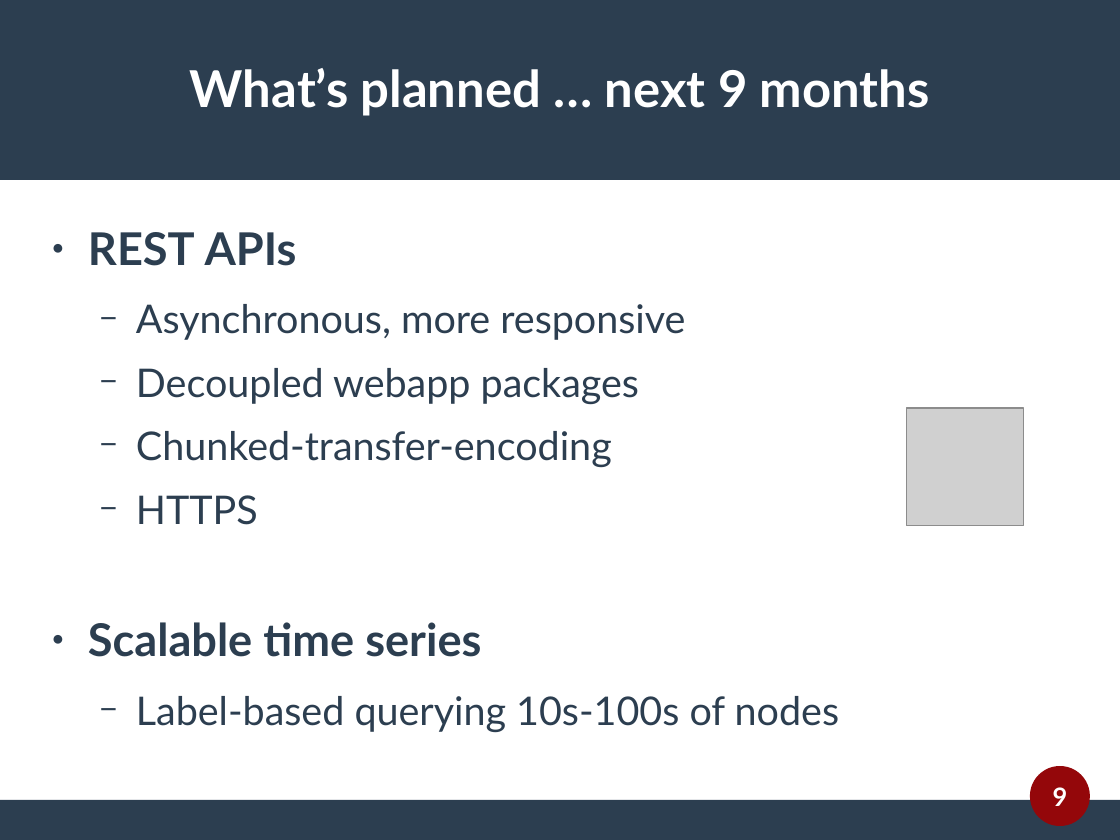
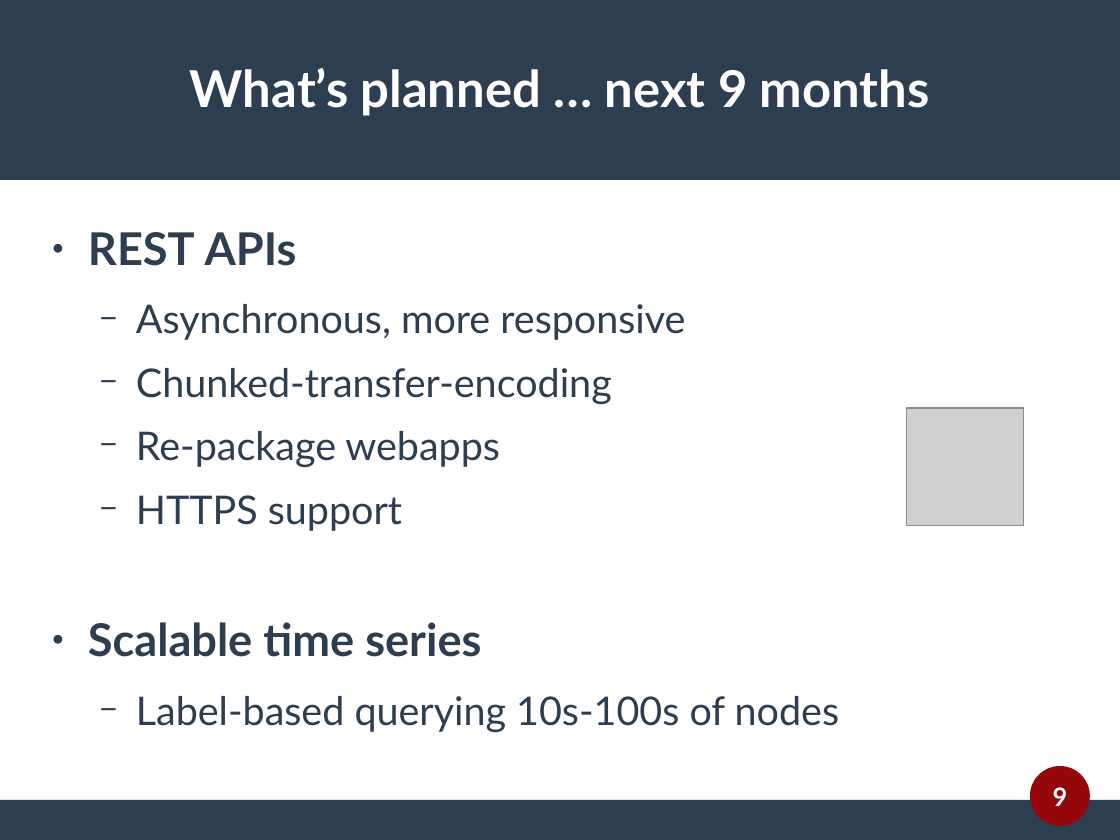
Before and after one commit to sanjulamadurapperuma/performancecopilot.github.io, a slide deck: slide 9 of papers/whats-new-mel.odp. Drawn at 1120x840 pixels with LibreOffice and Linux fonts; fonts in the diff are those of the drawing; grey boxes stand for pictures. Boxes give left, top, right and bottom in pixels: in the first picture for what was removed or moved away, otherwise in the second. Text is boxed around its words. In the diff, an @@ line names an element or a change of style, - is before the commit and + after.

```diff
--- a/papers/whats-new-mel.odp
+++ b/papers/whats-new-mel.odp
@@ text at <box>136,368,639,404</box>: paragraph removed @@
-  − Decoupled webapp packages
@@ text at <box>136,431,500,531</box>: text changed @@
-  − HTTPS
+  − Re-package webapps
+  − HTTPS support
```
Also in this commit, not shown: 7 other slides changed, 1 slide added, 1 slide removed, 17 other files.
